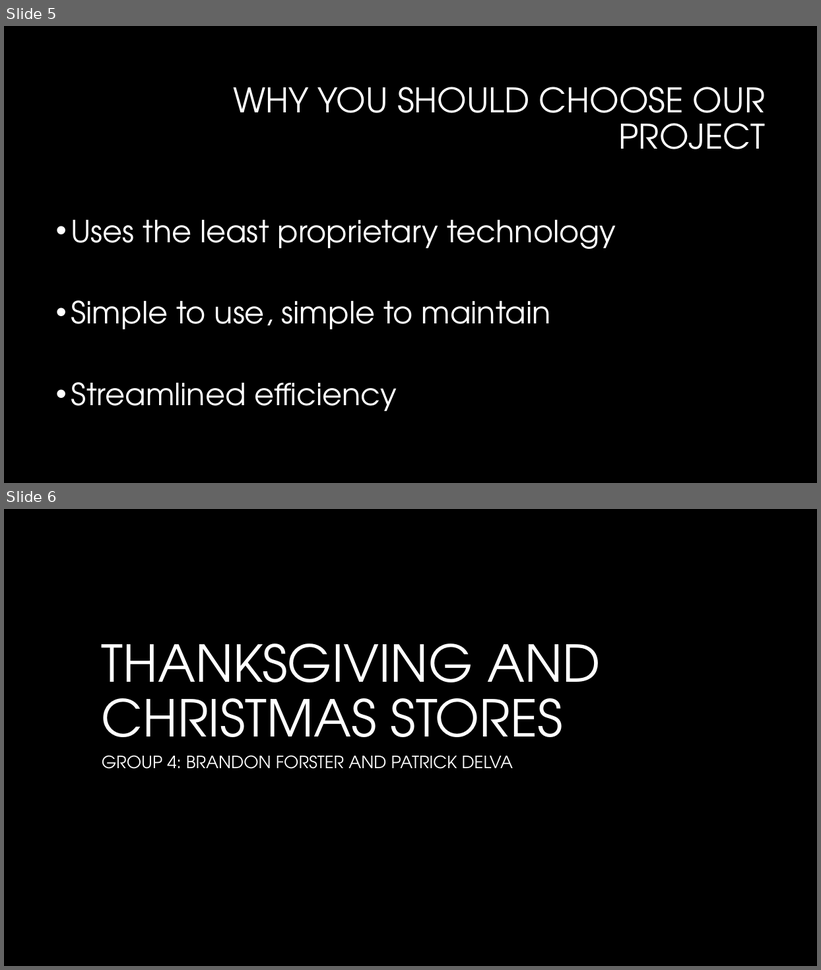
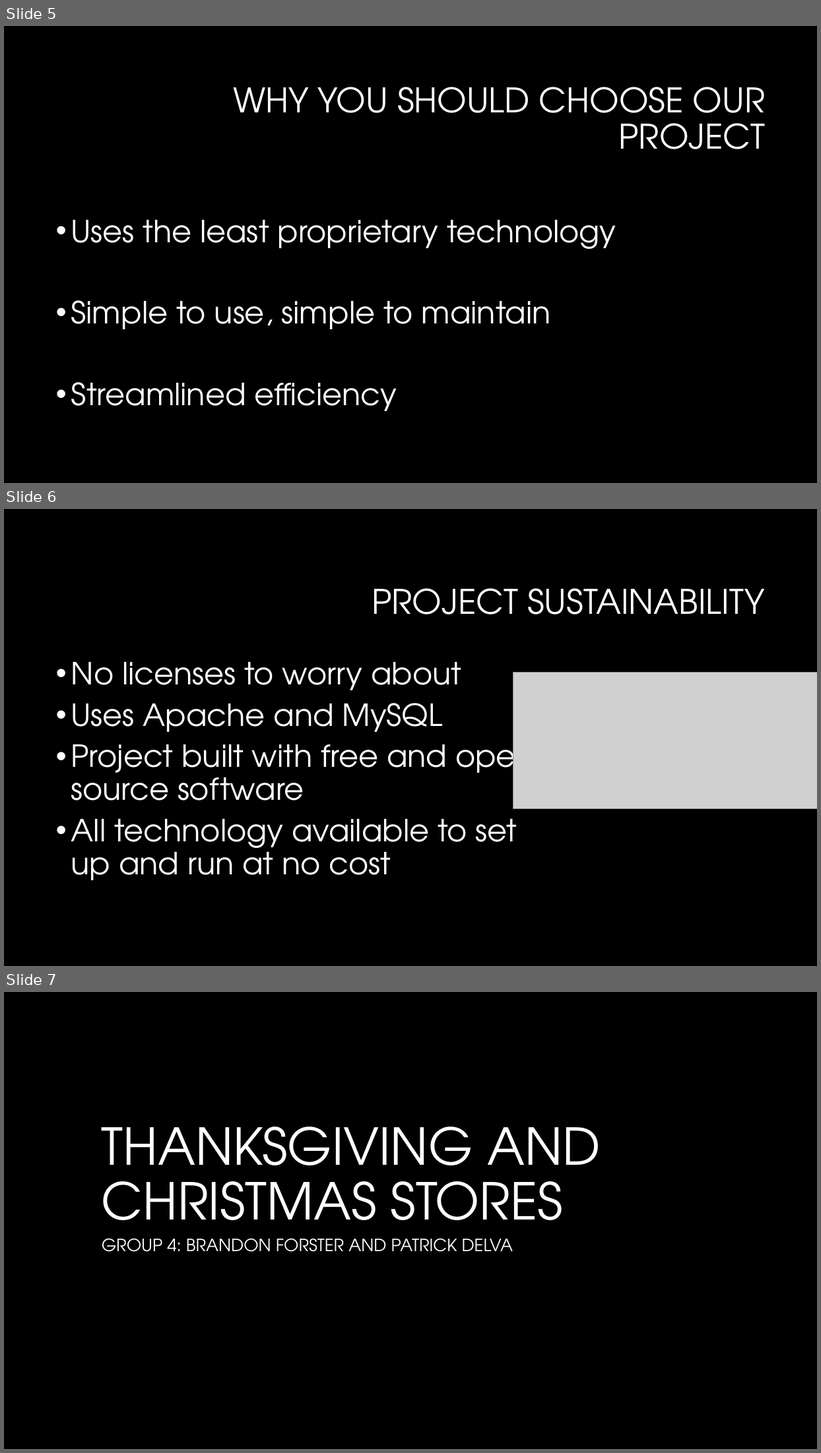
Before and after one commit to DarkDevestation/Main_Project, a slide deck: presentation.pptx. Shown one above the other, each under a label of ours: slides 5 and 6 before the commit, slides 5, 6 and 7 after it. The pictures are 821x970 and 821x1453 pixels, drawn with LibreOffice and Linux fonts; fonts in the diff are those of the drawing; grey boxes stand for pictures; background and template pictures are left out. Boxes give left, top, right and bottom in pixels: in the first picture for what was removed or moved away, otherwise in the second. Text is boxed around its words. In the diff, an @@ line names an element or a change of style, - is before the commit and + after.

```diff
--- a/presentation.pptx
+++ b/presentation.pptx
@@ slide 6 added at (4, 509, 817, 966), background #000000 @@
@@ title added at (372, 588, 765, 615), 40 pt, text #FFFFFF @@
+PROJECT SUSTAINABILITY
@@ text added at (71, 662, 535, 881), 36 pt, text #FFFFFF @@
+• No licenses to worry about
+• Uses Apache and MySQL
+• Project built with free and open source software
+• All technology available to set up and run at no cost
@@ picture added at (514, 673, 817, 809) @@
@@ what was slide 6 is now slide 7 @@
```
